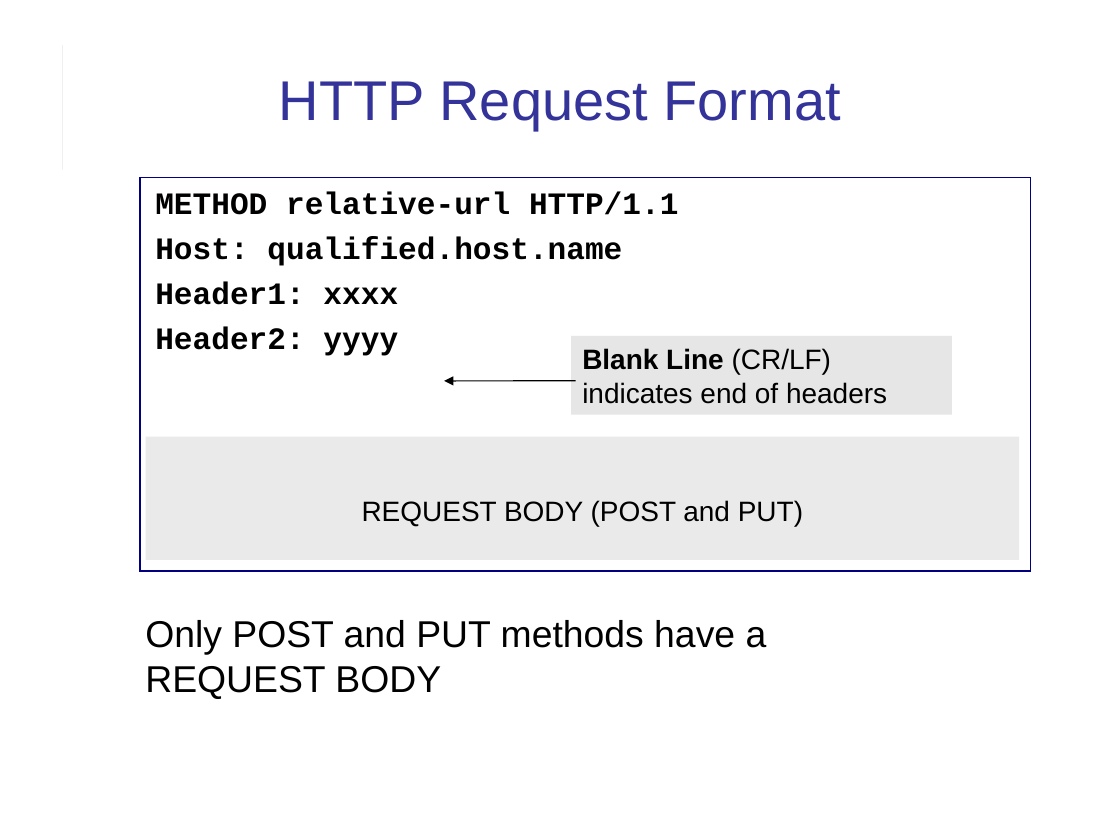
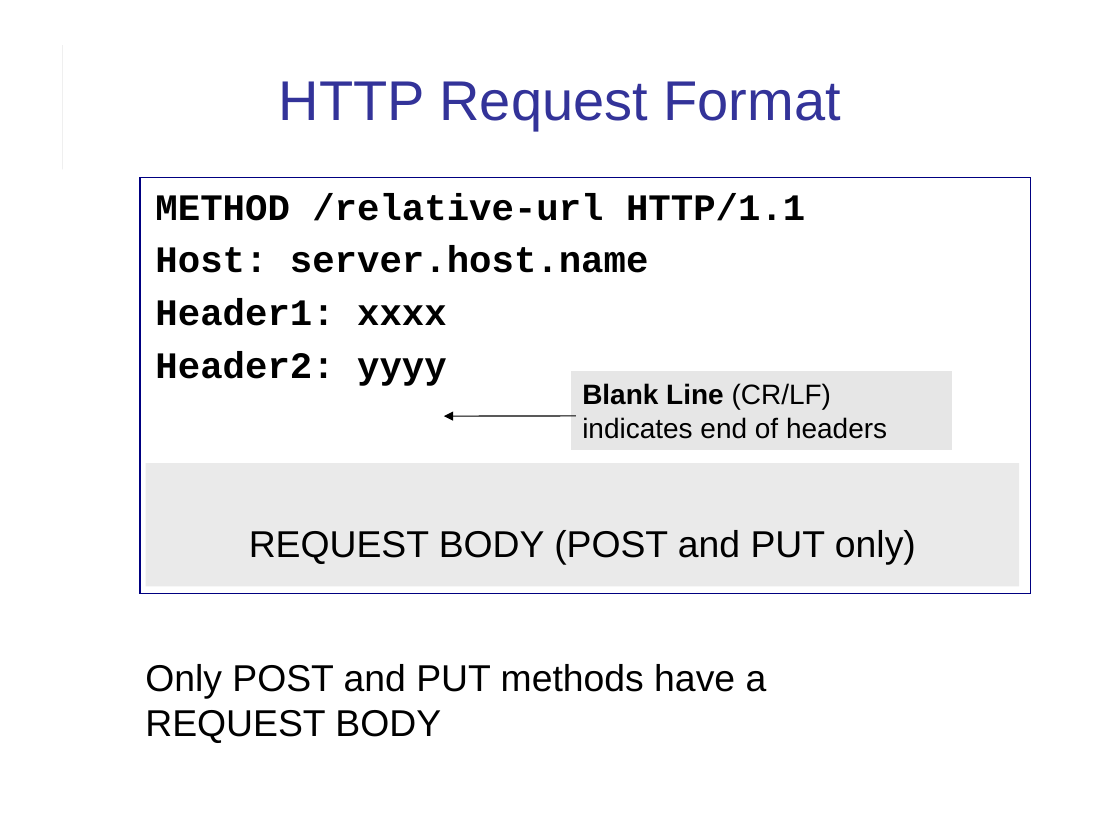
Before and after one commit to cpske/ISP, a slide deck: slide 15 of web/HTTP.ppt (slide 9 before the commit). Drawn at 1120x840 pixels with LibreOffice and Linux fonts; fonts in the diff are those of the drawing. Boxes give left, top, right and bottom in pixels: in the first picture for what was removed or moved away, otherwise in the second. Text is boxed around its words. In the diff, an @@ line names an element or a change of style, - is before the commit and + after.

Commit message:
update some material on http

```diff
--- a/web/HTTP.ppt
+++ b/web/HTTP.ppt
@@ text "METHOD /relative-url HTTP/1.1": place and size @@
-text "METHOD /relative-url HTTP/1.1" at bbox=[140, 177, 1030, 571]
+text "METHOD /relative-url HTTP/1.1" at bbox=[140, 177, 1030, 594]
@@ text at bbox=[155, 193, 805, 273]: text changed; size 20 to 24 pt @@
-METHOD relative-url HTTP/1.1
-Host: qualified.host.name
+METHOD /relative-url HTTP/1.1
+Host: server.host.name
@@ text at bbox=[155, 298, 447, 386]: size 20 to 24 pt in "Header1: xxxx", "Header2: yyyy" @@
@@ rectangle "Blank Line (CR/LF) indicates end ...": place and size @@
-rectangle "Blank Line (CR/LF) indicates end ..." at bbox=[571, 336, 952, 414]
+rectangle "Blank Line (CR/LF) indicates end ..." at bbox=[571, 371, 952, 449]
@@ arrow moved from (576, 381) - (445, 381) to (576, 416) - (444, 417) @@
@@ rectangle "REQUEST BODY (POST and PUT ...": place and size @@
-rectangle "REQUEST BODY (POST and PUT ..." at bbox=[146, 437, 1019, 560]
+rectangle "REQUEST BODY (POST and PUT ..." at bbox=[146, 464, 1019, 587]
@@ text in rectangle at bbox=[249, 530, 916, 565]: text changed; size 18 to 24 pt @@
-REQUEST BODY (POST and PUT)
+REQUEST BODY (POST and PUT only)
@@ text "Only POST and PUT methods ...": place and size @@
-text "Only POST and PUT methods ..." at bbox=[145, 620, 767, 699]
+text "Only POST and PUT methods ..." at bbox=[145, 664, 767, 743]
```
Also in this commit, not shown: 15 other slides changed, 12 slides added, 1 slide removed, 2 other files.
